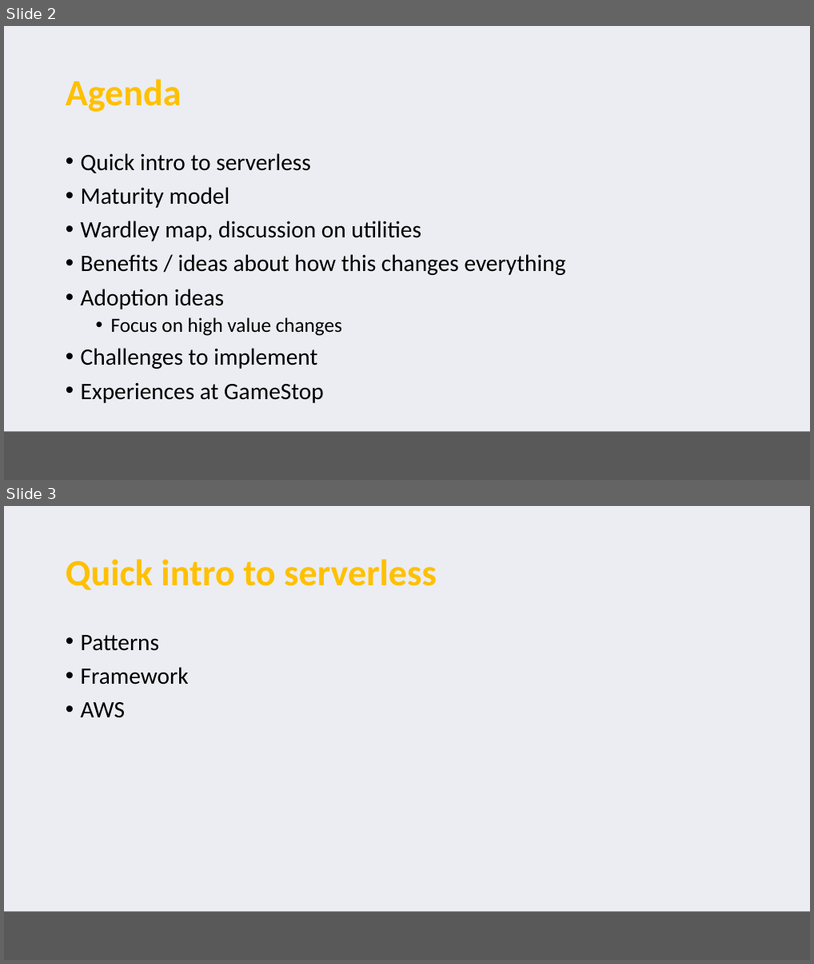
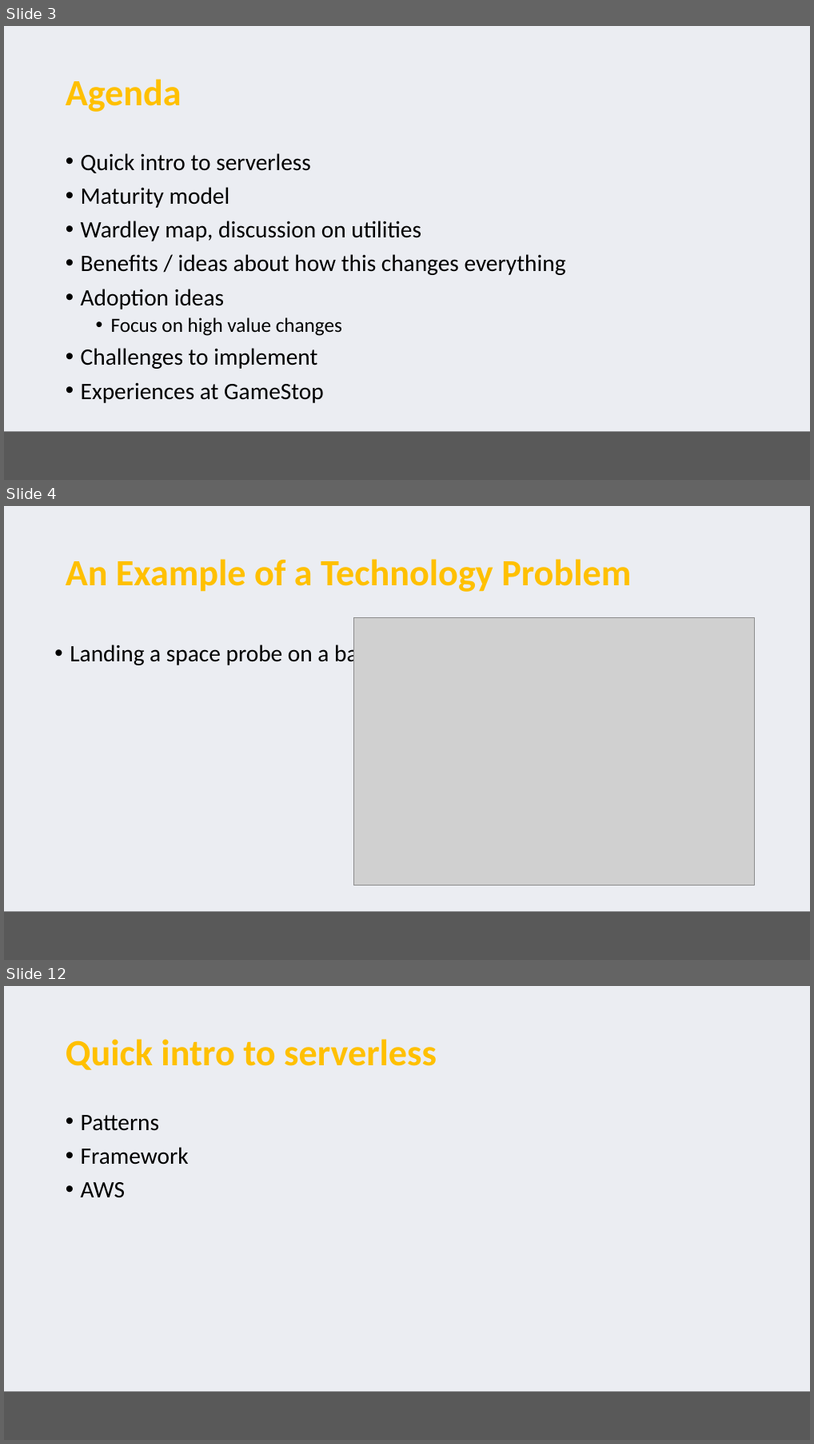
Before and after one commit to serverless-perspectives/pariveda-perspective, a slide deck: Serverless perspectives.pptx. Shown one above the other, each under a label of ours: slides 2 and 3 before the commit, slides 3, 4 and 12 after it; the slides between them are not shown. The pictures are 814x964 and 814x1444 pixels, drawn with LibreOffice and Linux fonts; fonts in the diff are those of the drawing; grey boxes stand for pictures; background and template pictures are left out. Boxes give left, top, right and bottom in pixels: in the first picture for what was removed or moved away, otherwise in the second. Text is boxed around its words. In the diff, an @@ line names an element or a change of style, - is before the commit and + after.

Commit message:
You don't have technology problems

```diff
--- a/Serverless perspectives.pptx
+++ b/Serverless perspectives.pptx
@@ slide 4 added at (x1=4, y1=506, x2=810, y2=960), background #EBEDF2; not listed: 1 template element that a slide beside it also shows @@
@@ title added at (x1=66, y1=559, x2=631, y2=592), 44 pt, text #FFC000, bold @@
+An Example of a Technology Problem
@@ picture added at (x1=354, y1=618, x2=754, y2=885) @@
@@ text added at (x1=70, y1=641, x2=389, y2=667), 28 pt, text #000000 @@
+• Landing a space probe on a barge
@@ what was slide 2 is now slide 3 @@
@@ what was slide 3 is now slide 12 @@
```
Also in this commit, not shown: 8 other slides added.
